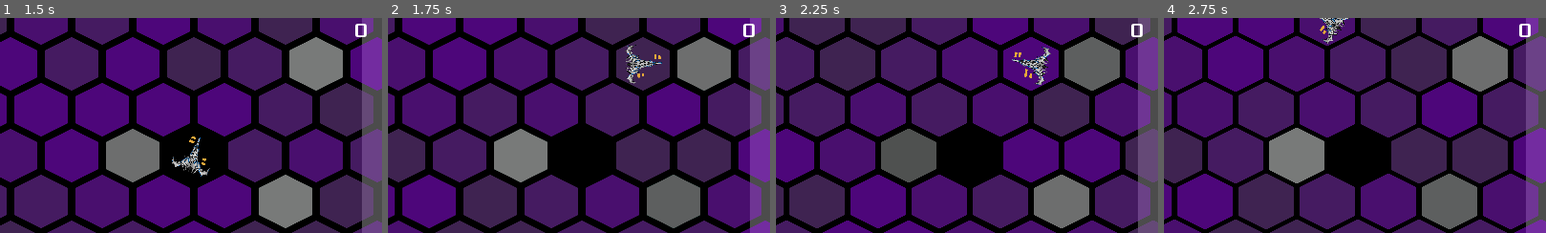
Above: before the commit, frames 1-4 (left to right).
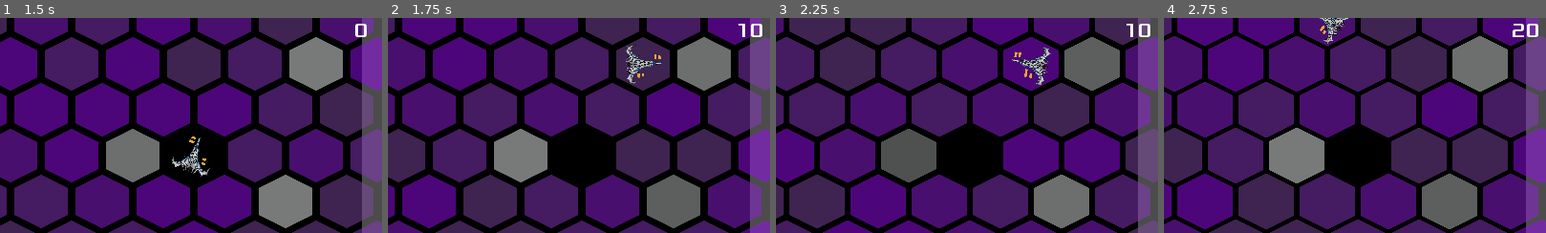
Above: after the commit, the same moments.

Repository: jacknick7/light-speed
Game: Godot game, scene res://Level.tscn
Same seed, same stepped clock (60 frames per second), same inputs: the game is played once before the commit and once after it. The project has no main scene, so this scene is started directly.
Inputs:
- Up to frame 1 (1.5 s): click "Start" at 0.5 s; hold Right (ui_right) from 1.28 s (still down)
- Up to frame 2 (1.75 s): keep holding Right (ui_right); tap Space (ui_select) at 1.52 s
- Up to frame 3 (2.25 s): release Right (ui_right) at 2.03 s; hold Left (ui_left) from 2.03 s (still down)
- Up to frame 4 (2.75 s): keep holding Left (ui_left); tap Space (ui_select) at 2.27 s
The pictures show only the part of the screen within x 3-53%, y 0-50%; the shares and areas given below are measured in that part.

Frame 1 is identical in both runs. In frame 2, 0.2% of the frame differs, in the area x 91-98%, y 2-9%; in frame 3, 0.2%; in frame 4, 0.2%.

Commit message:
fixed collision between hexagon & player + added functional score

Diff:
--- a/light-speed/Hexagon.tscn
+++ b/light-speed/Hexagon.tscn
@@ -56,10 +56,11 @@
 [node name="AnimatedSprite" type="AnimatedSprite" parent="."]
 frames = SubResource( 1 )
 animation = "damage"
-frame = 4
+frame = 1
 playing = true
 
 [node name="CollisionPolygon2D" type="CollisionPolygon2D" parent="."]
 polygon = PoolVector2Array( 0, -255, -255, -127, -255, 127, 0, 255, 255, 127, 255, -127 )
 
 [connection signal="area_entered" from="." to="." method="_on_Hexagon_area_entered"]
+[connection signal="body_entered" from="." to="." method="_on_Hexagon_body_entered"]
--- a/light-speed/Level.tscn
+++ b/light-speed/Level.tscn
@@ -15,10 +15,13 @@
 
 [node name="Player" parent="." instance=ExtResource( 2 )]
 
-[node name="Timer" type="Timer" parent="."]
+[node name="UpdateTimer" type="Timer" parent="."]
 wait_time = 5.0
+
+[node name="ScoreTimer" type="Timer" parent="."]
 
 [node name="HUD" parent="." instance=ExtResource( 5 )]
 
-[connection signal="timeout" from="Timer" to="." method="_on_Timer_timeout"]
+[connection signal="timeout" from="UpdateTimer" to="." method="_on_UpdateTimer_timeout"]
+[connection signal="timeout" from="ScoreTimer" to="." method="_on_ScoreTimer_timeout"]
 [connection signal="start_game" from="HUD" to="." method="start_game"]
--- a/light-speed/Player.tscn
+++ b/light-speed/Player.tscn
@@ -15,14 +15,14 @@
 "name": "idle",
 "speed": 5.0
 }, {
+"frames": [ ExtResource( 2 ), ExtResource( 3 ) ],
+"loop": true,
+"name": "turn_right",
+"speed": 5.0
+}, {
 "frames": [ ExtResource( 6 ), ExtResource( 5 ) ],
 "loop": true,
 "name": "turn_left",
-"speed": 5.0
-}, {
-"frames": [ ExtResource( 2 ), ExtResource( 3 ) ],
-"loop": true,
-"name": "turn_right",
 "speed": 5.0
 } ]
 
@@ -47,7 +47,6 @@
 scale = Vector2( 0.1, 0.1 )
 frames = SubResource( 1 )
 animation = "turn_right"
-frame = 1
 playing = true
 
 [node name="CollisionShape2D" type="CollisionShape2D" parent="PlayerShip"]
@@ -57,4 +56,5 @@
 scale = Vector2( 0.1, 0.1 )
 frames = SubResource( 3 )
 animation = "idle"
+frame = 1
 playing = true
--- a/light-speed/scripts/HUD.gd
+++ b/light-speed/scripts/HUD.gd
@@ -24,8 +24,11 @@
 	$VBoxContainer.show()
 
 
-func update_score(score):
-	$ScoreLabel.text = str(score)
+func update_score(score, show_score):
+	if show_score > 0:
+		$ScoreLabel.text = str(score) + "\n+" + str(show_score)
+	else:
+		$ScoreLabel.text = str(score)
 
 
 func _on_ExitButton_pressed():
--- a/light-speed/scripts/Hexagon.gd
+++ b/light-speed/scripts/Hexagon.gd
@@ -59,8 +59,8 @@
 	return type
 
 
-func _on_Hexagon_area_entered(_area):
-	#print("collide")
+func _on_Hexagon_body_entered(_body):
+	print("collide")
 	if type == DAMAGE:
 		emit_signal("damaged")
 	elif type != EMPTY:
--- a/light-speed/scripts/HexagonMatrix.gd
+++ b/light-speed/scripts/HexagonMatrix.gd
@@ -12,7 +12,7 @@
 
 
 # TODO: find out why get_viewport().size returns inacurate data when resolution is > 1080p
-func build_matrix():
+func build_matrix(target_node):
 	var screen_size = get_viewport().size
 	hexagons_n = int(screen_size.y / 96) + 1
 	hexagons_m = int(screen_size.x / 128) + 1
@@ -27,6 +27,8 @@
 	for i in range(hexagons_n):
 		for j in range(hexagons_m):
 			var hexagon = Hexagon.instance()
+			hexagon.connect("damaged", target_node, "_on_Hexagon_damaged")
+			hexagon.connect("scored", target_node, "_on_Hexagon_scored")
 			var pos_x = j * 128
 			if i % 2 != 0:
 				pos_x += 64
--- a/light-speed/scripts/Level.gd
+++ b/light-speed/scripts/Level.gd
@@ -2,20 +2,40 @@
 
 
 var ini_position
+var score
 
 
 func _ready():
 	randomize()
-	ini_position = $HexagonMatrix.build_matrix()
-	print(str(ini_position))
+	ini_position = $HexagonMatrix.build_matrix(self)
+	#print(str(ini_position))
 
 
 func start_game(easy):
-	print(easy)
+	#print(easy)
 	$HexagonMatrix.start_game()
 	$Player.start_game(easy, ini_position)
-	$Timer.start()
+	$UpdateTimer.start()
+	$ScoreTimer.start()
+	score = 0
 
 
-func _on_Timer_timeout():
+func _on_UpdateTimer_timeout():
 	$HexagonMatrix.update_matrix()
+	$Player.trigger_hexagon()
+
+
+func _on_ScoreTimer_timeout():
+	score += 10
+	$HUD.update_score(score, 0)
+
+# TODO: look how to handle _on_Hexagon_damaged & _on_Hexagon_scored so it's only
+# active between start_game & game_over
+func _on_Hexagon_damaged():
+	print("Damaged")
+
+
+func _on_Hexagon_scored(add_score):
+	print("Scored: " + str(add_score))
+	score += add_score
+	$HUD.update_score(score, add_score)
--- a/light-speed/scripts/Player.gd
+++ b/light-speed/scripts/Player.gd
@@ -90,3 +90,10 @@
 	if easy:
 		$PlayerShipNext.show()
 		update_position_easy()
+
+
+func trigger_hexagon():
+	# Each time hexagons types are updated we force the player to trigger the current one,
+	# maybe there's a better way to do this?
+	$PlayerShip/CollisionShape2D.disabled = true
+	$PlayerShip/CollisionShape2D.disabled = false
